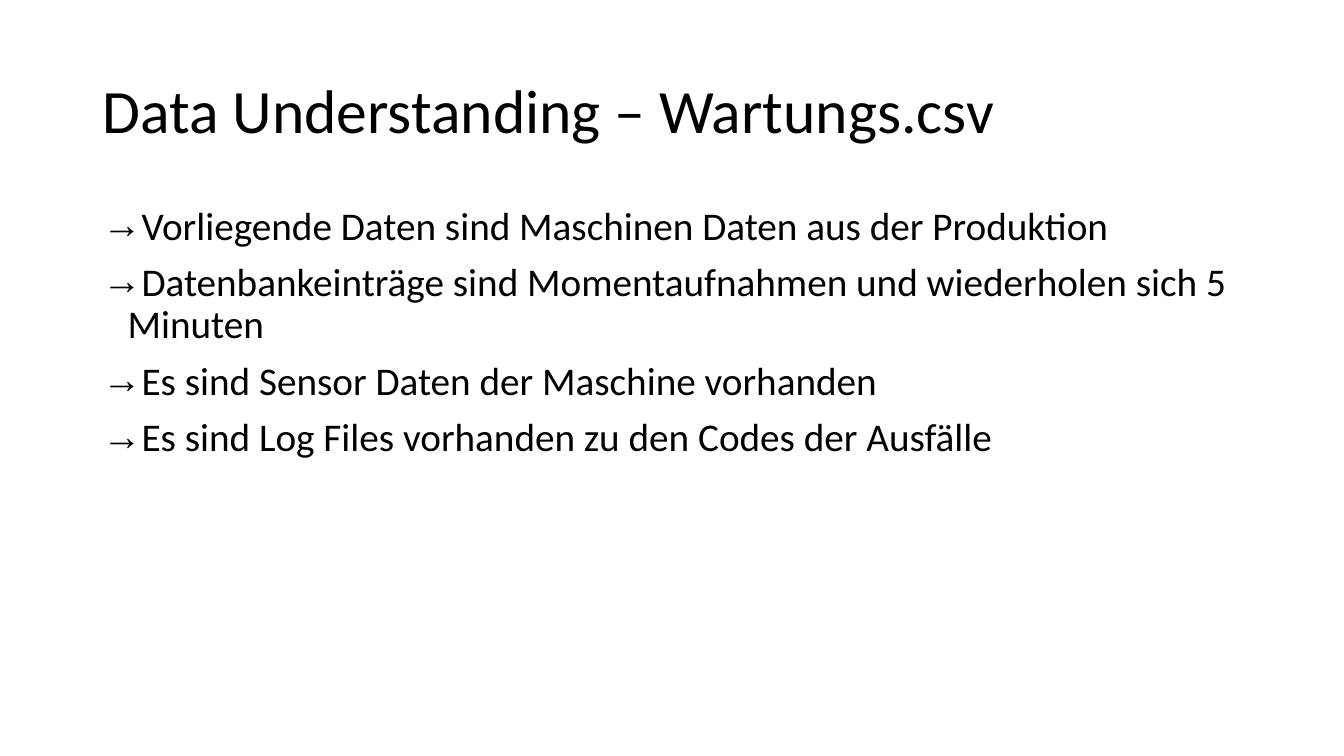
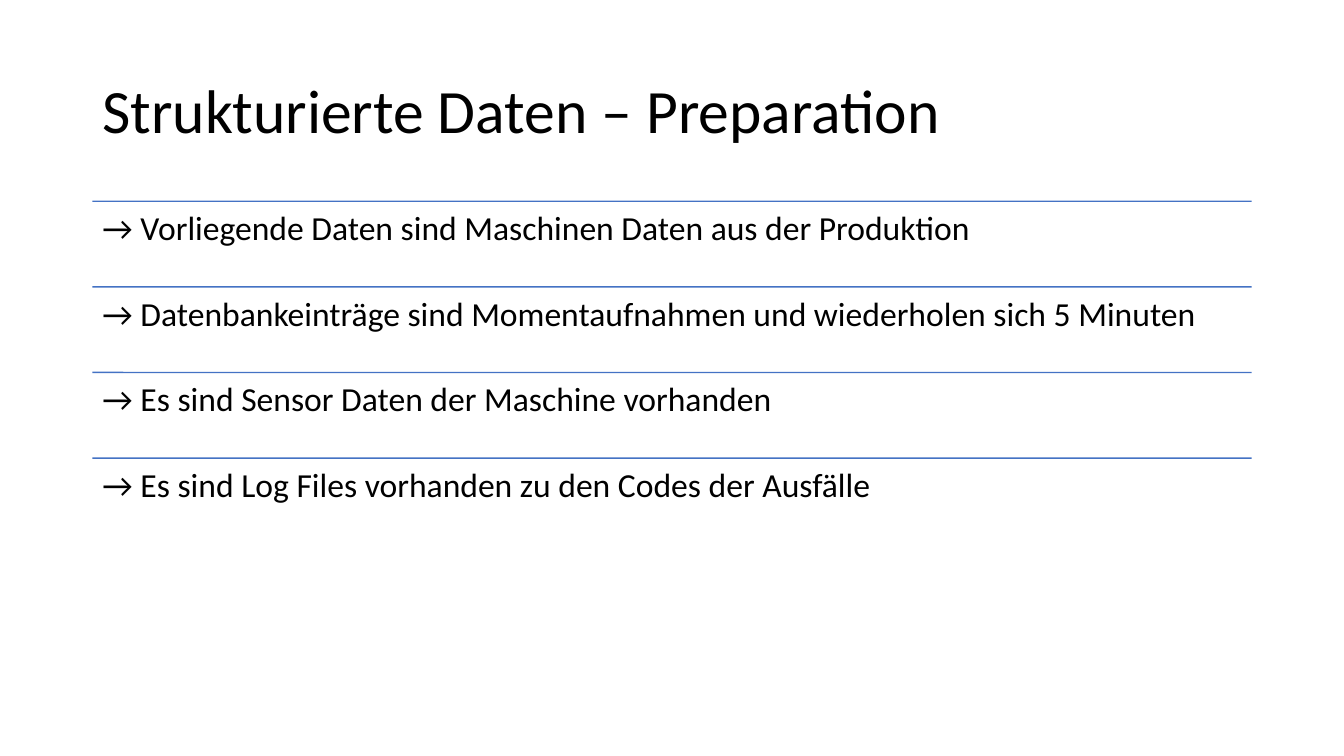
Before and after one commit to Flitschi7/big-data-management, a slide deck: slide 5 of Dokumentation HHZ Rocket Project.pptx. Drawn at 1344x756 pixels with LibreOffice and Linux fonts; fonts in the diff are those of the drawing. Boxes give left, top, right and bottom in pixels: in the first picture for what was removed or moved away, otherwise in the second. Text is boxed around its words. In the diff, an @@ line names an element or a change of style, - is before the commit and + after.

```diff
--- a/Dokumentation HHZ Rocket Project.pptx
+++ b/Dokumentation HHZ Rocket Project.pptx
@@ title at (102, 90, 939, 143): text changed @@
-Data Understanding – Wartungs.csv
+Strukturierte Daten – Preparation
@@ text removed at (128, 212, 1226, 458) @@
-→ Vorliegende Daten sind Maschinen Daten aus der Produktion
-→ Datenbankeinträge sind Momentaufnahmen und wiederholen sich 5 Minuten
-→ Es sind Sensor Daten der Maschine vorhanden
-→ Es sind Log Files vorhanden zu den Codes der Ausfälle
@@ group added at (93, 202, 1252, 503): 4 lines, 4 texts @@
+→ Vorliegende Daten sind Maschinen Daten aus der Produktion
+→ Datenbankeinträge sind Momentaufnahmen und wiederholen sich 5 Minuten
+→ Es sind Sensor Daten der Maschine vorhanden
+→ Es sind Log Files vorhanden zu den Codes der Ausfälle
```
Also in this commit, not shown: 6 other slides changed, 7 slides added, 3 slides removed.
